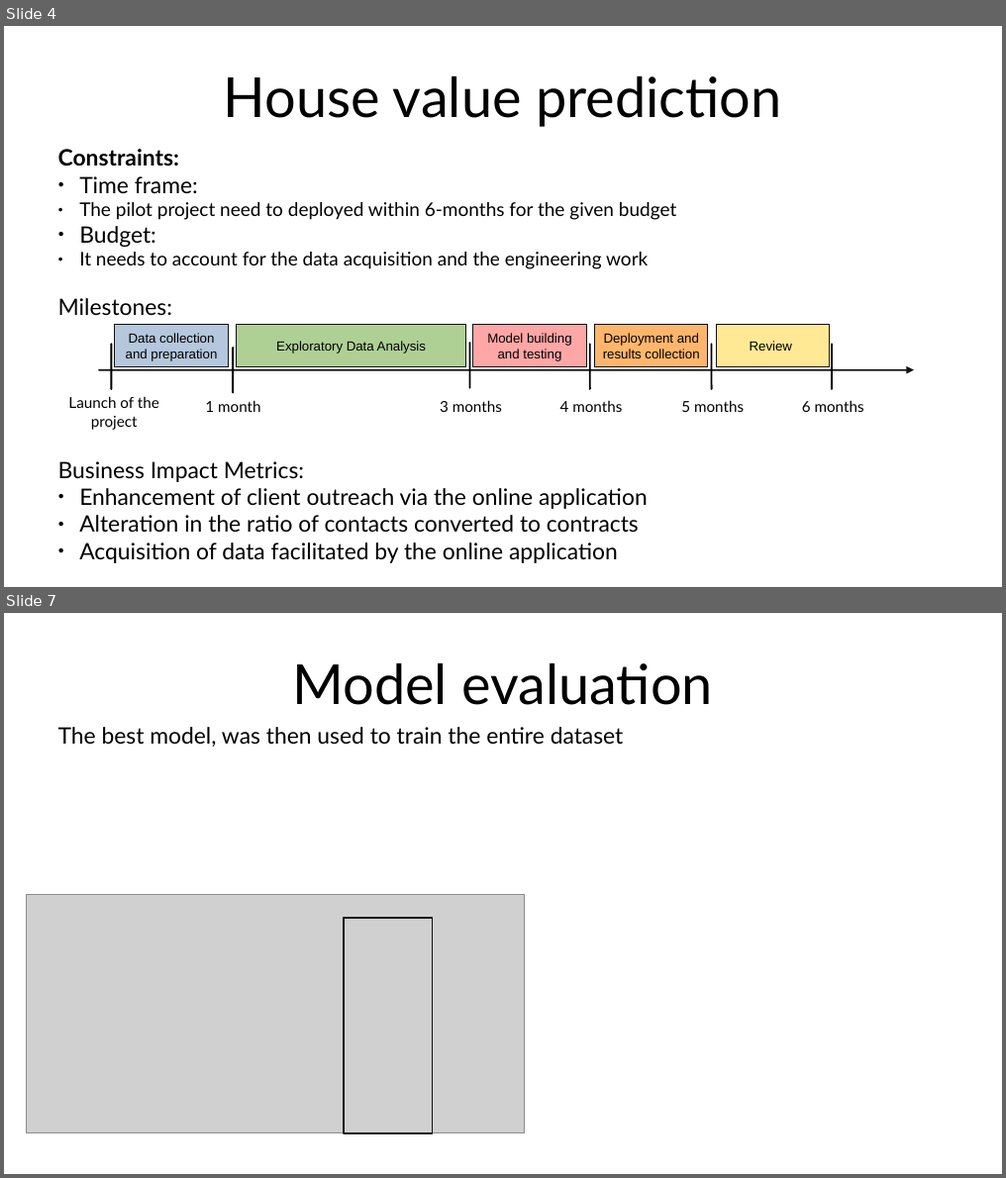
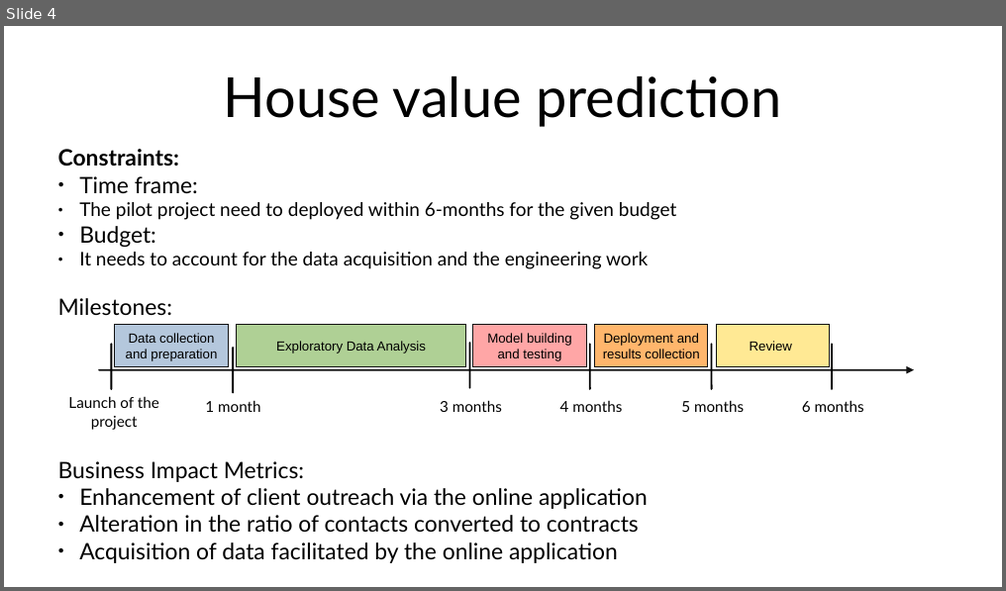
Before and after one commit to abourang/Zillow, a slide deck: presentation/Presentation.odp. Shown one above the other, each under a label of ours: slides 4 and 7 before the commit, slide 4 after it; the slides between them are not shown. The pictures are 1006x1178 and 1006x591 pixels, drawn with LibreOffice and Linux fonts; fonts in the diff are those of the drawing; grey boxes stand for pictures. Boxes give left, top, right and bottom in pixels: in the first picture for what was removed or moved away, otherwise in the second. Text is boxed around its words. In the diff, an @@ line names an element or a change of style, - is before the commit and + after.

```diff
--- a/presentation/Presentation.odp
+++ b/presentation/Presentation.odp
@@ slide 7 removed at (x1=4, y1=613, x2=1002, y2=1174), background #FFFFFF @@
@@ title removed at (x1=292, y1=663, x2=713, y2=705) @@
-Model evaluation
@@ text removed at (x1=58, y1=727, x2=624, y2=747) @@
-The best model, was then used to train the entire dataset
@@ picture removed at (x1=27, y1=895, x2=525, y2=1134) @@
@@ rectangle removed at (x1=344, y1=918, x2=433, y2=1134) @@
```
Also in this commit, not shown: 3 slides changed, 3 slides added, 12 other files.
